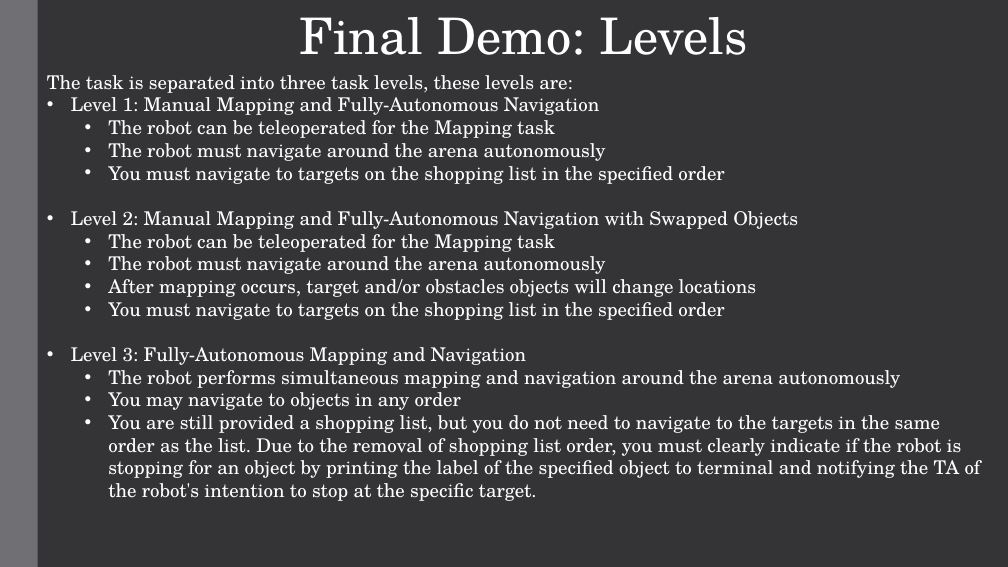
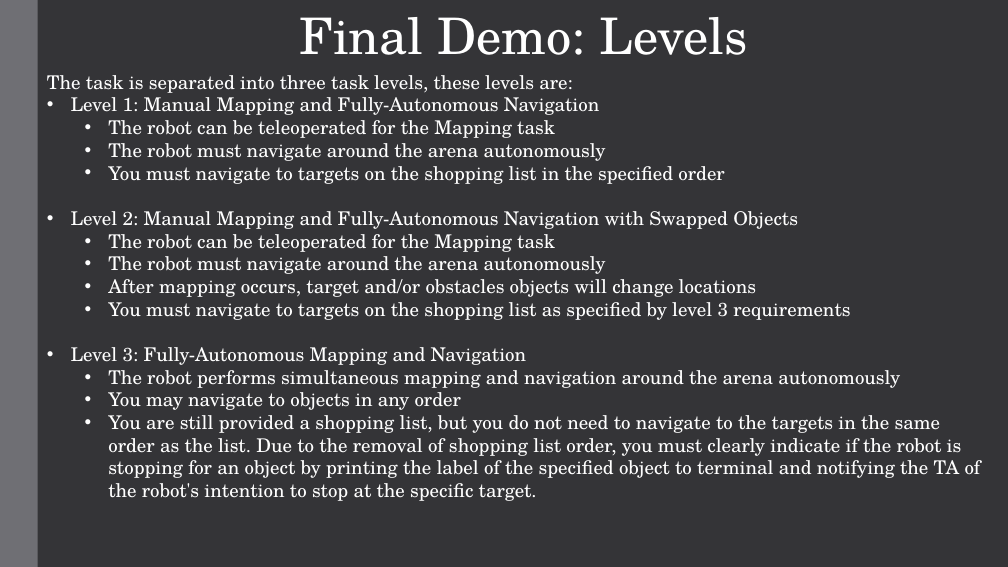
Before and after one commit to ece4078dev/ECE4078_Lab_2025, a slide deck: slide 4 of Week09-10/C2_slides/Lab5_2.pptx. Drawn at 1008x567 pixels with LibreOffice and Linux fonts; fonts in the diff are those of the drawing. Boxes give left, top, right and bottom in pixels: in the first picture for what was removed or moved away, otherwise in the second. Text is boxed around its words. In the diff, an @@ line names an element or a change of style, - is before the commit and + after.

```diff
--- a/Week09-10/C2_slides/Lab5_2.pptx
+++ b/Week09-10/C2_slides/Lab5_2.pptx
@@ text at [108,302,850,320]: text changed @@
-  • You must navigate to targets on the shopping list in the specified order
+  • You must navigate to targets on the shopping list as specified by level 3 requirements
```
Also in this commit, not shown: 2 other slides changed, 4 slides added, 1 slide removed.
